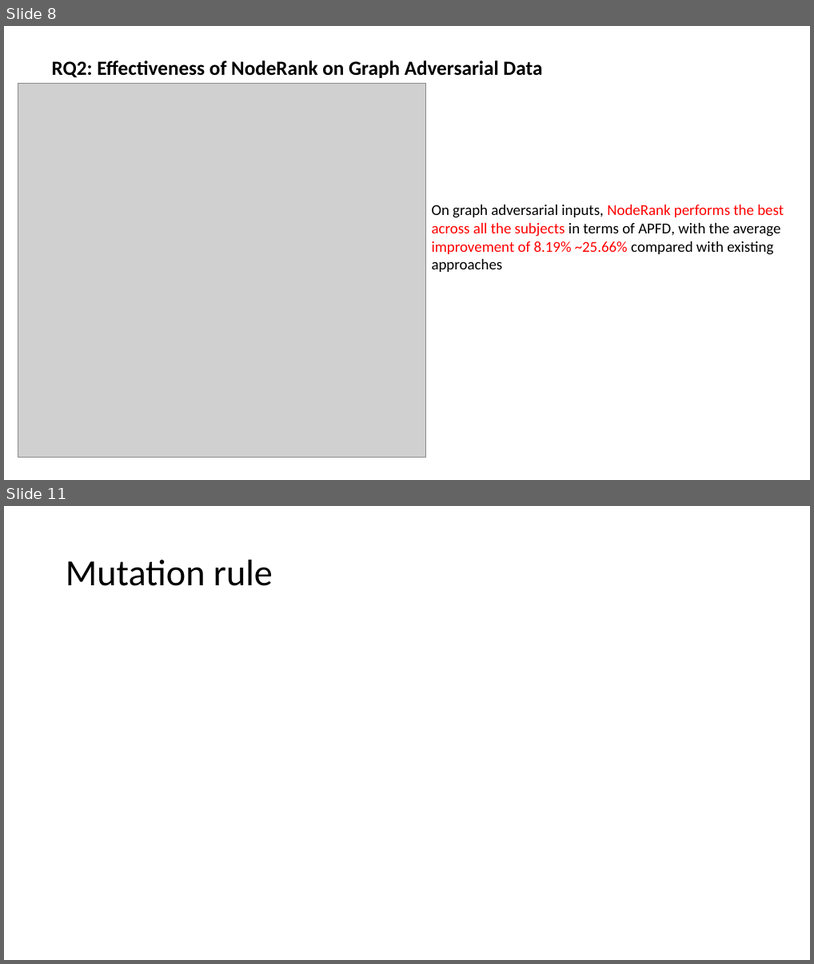
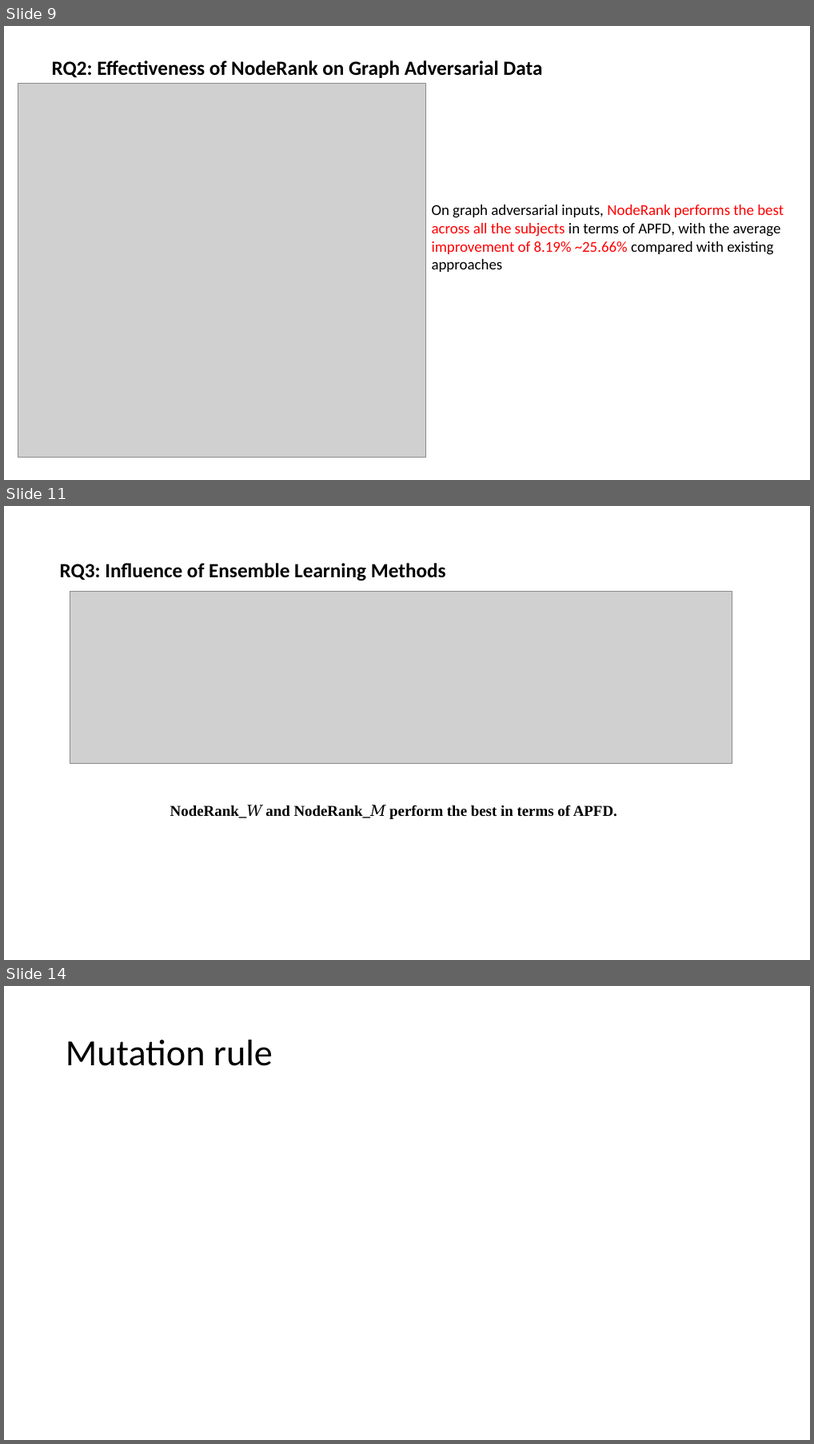
Before and after one commit to yinghuali/NodeRank, a slide deck: NodeRank.pptx. Shown one above the other, each under a label of ours: slides 8 and 11 before the commit, slides 9, 11 and 14 after it; the slides between them are not shown. The pictures are 814x964 and 814x1444 pixels, drawn with LibreOffice and Linux fonts; fonts in the diff are those of the drawing; grey boxes stand for pictures. Boxes give left, top, right and bottom in pixels: in the first picture for what was removed or moved away, otherwise in the second. Text is boxed around its words. In the diff, an @@ line names an element or a change of style, - is before the commit and + after.

```diff
--- a/NodeRank.pptx
+++ b/NodeRank.pptx
@@ slide 11 added at (4, 506, 810, 960), background #FFFFFF @@
@@ text added at (60, 563, 446, 581), 24 pt, text #000000, bold @@
+RQ3: Influence of Ensemble Learning Methods
@@ picture added at (70, 592, 732, 763) @@
@@ text added at (170, 804, 618, 819), 18 pt, text #000000, bold @@
+NodeRank_𝑊 and NodeRank_𝑀 perform the best in terms of APFD.
@@ what was slide 8 is now slide 9 @@
@@ what was slide 11 is now slide 14 @@
```
Also in this commit, not shown: 2 slides changed, 3 other slides added, 1 slide removed, 3 other files.
